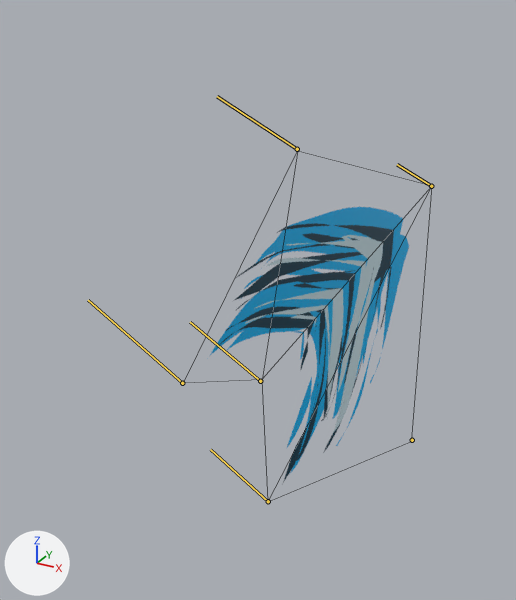
The glTF model Project/Resources/Models/Effect8/Effect8.gltf, before and after one commit.
The view is the same before and after, from a 50 mm lens placed at (7.04, -10.63, 12.84), pointed at (0.14, 1.92, 6.56). Lighting does not change. The marker at lower left points along +X, +Y and +Z. Both versions are drawn at frame 2 of the action 'アーマチュア.001アクション'; the numbers are the values there. The bones that bend it are drawn over the model as lines. Mesh edges are drawn as thin lines.

Names of what the first picture shows: '平面'.
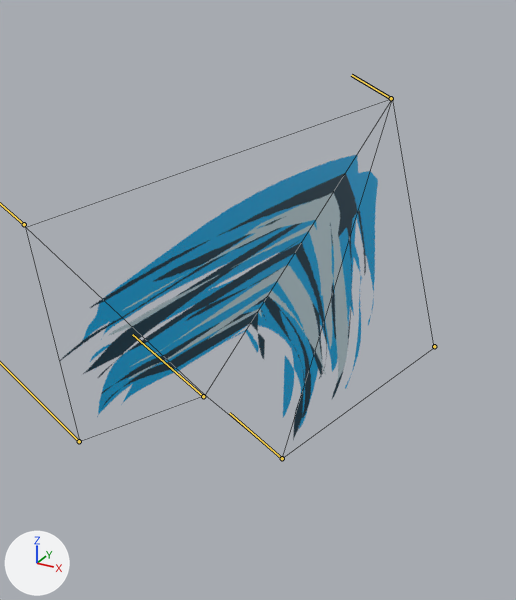
Location of each change, [x1, y1, x2, y2] in pixels of the pictures (516 x 600 px):
'平面', posed (57% wider): before [207, 207, 409, 483]; after [60, 155, 378, 440]
bone 'ボーン', root to tip: before (412, 440) to (411, 439); after (434, 346) to (433, 346)
bone 'ボーン.001', root to tip: before (431, 186) to (397, 164); after (391, 98) to (351, 75)
bone 'ボーン.003', root to tip: before (268, 501) to (210, 449); after (282, 458) to (229, 413)
bone 'ボーン.004', root to tip: before (260, 381) to (190, 322); after (203, 396) to (132, 334)

The edits, one by one:
Bone 'ボーン' (bone_ボーン) moves from (3.585, 0.9, -5.613) to (3.264, 2.579, -8.382).
Bone 'ボーン.001' (bone_ボーン_001) moves from (2.878, 8.722, -4.042) to (2.557, 10.883, -1.779).
Bone 'ボーン.002' (bone_ボーン_002) moves from (0.497, 10.163, 0.125) to (-0.022, 10.355, 6.103).
Bone 'ボーン.003' (bone_ボーン_003) moves from (1.29, 0.972, -3.184) to (0.638, 0.734, -5.241).
Bone 'ボーン.004' (bone_ボーン_004) moves from (0.502, 4.851, -2.487) to (-0.208, 4.893, -1.262).
Bone 'ボーン.005' (bone_ボーン_005) moves from (-1.042, 5.786, -0.25) to (-1.461, 5.8, 2.215).
